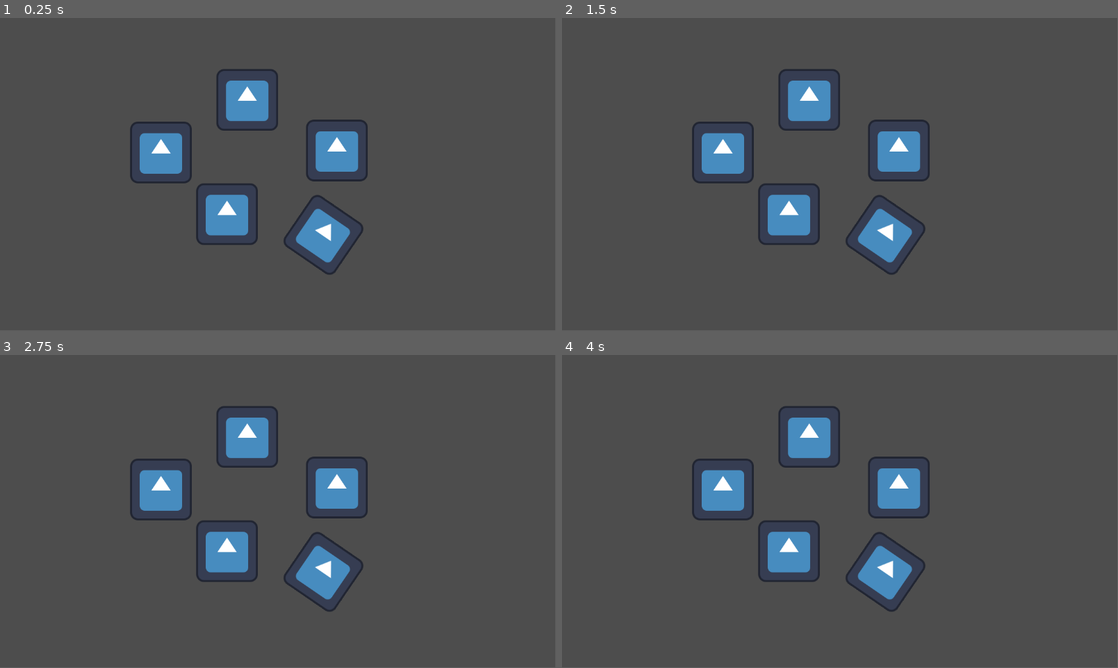
Above: before the commit, frames 1-4 (two rows, left to right).
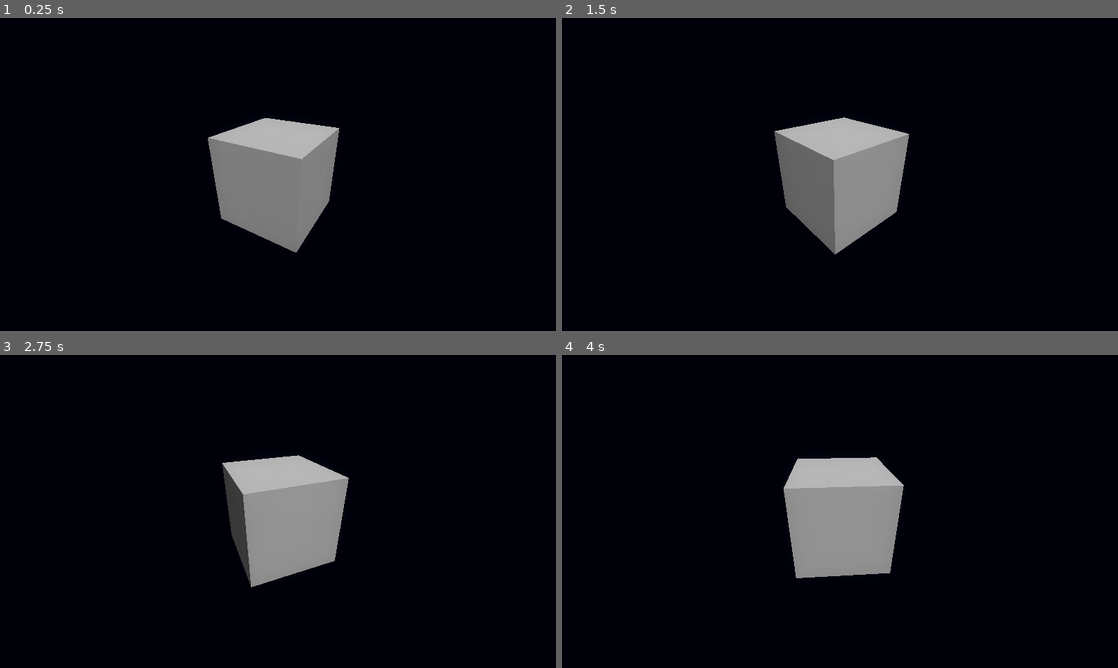
Above: after the commit, the same moments.

Repository: Ducktalk-Games/Metroidvania-Jam-28
Game: Godot game, scene res://world.tscn
The game is run twice, just before and just after one commit, with the same random seed, the same clock (stepped at 60 frames per second) and the same inputs. The engine's default icon, where the game draws it, is replaced by a stand-in: a white triangle on a blue panel in a dark square.
Inputs:
- Up to frame 1 (0.25 s): no input
- Up to frame 2 (1.5 s): no input
- Up to frame 3 (2.75 s): no input
- Up to frame 4 (4 s): no input
In our replay, the window is 799x449 before the commit and 800x450 after it. These sizes can differ from the game's own. Grey fills any space a smaller window leaves; there, only what the larger window draws over its background counts as a difference.

The runs differ from the first frame. In frame 1, 100% of the frame differs, in the area x 0-100%, y 0-100%; in frame 2, 98%; in frame 3, 99%; in frame 4, 100%.

Commit message:
set the screen size to see if it changes on both builds, also added a rotating cube!

Diff:
--- a/test_proj/project.godot
+++ b/test_proj/project.godot
@@ -15,6 +15,11 @@
 config/features=PackedStringArray("4.4", "GL Compatibility")
 config/icon="res://icon.svg"
 
+[display]
+
+window/stretch/mode="viewport"
+window/stretch/aspect="keep_width"
+
 [rendering]
 
 renderer/rendering_method="gl_compatibility"
--- /dev/null
+++ b/test_proj/rotating_cube.gd
@@ -0,0 +1,4 @@
+extends MeshInstance3D
+
+func _process(delta: float) -> void:
+	rotate(Vector3.UP, delta)
--- a/test_proj/world.tscn
+++ b/test_proj/world.tscn
@@ -1,26 +1,42 @@
-[gd_scene load_steps=2 format=3 uid="uid://dbw51itpvaycj"]
+[gd_scene load_steps=6 format=3 uid="uid://dbw51itpvaycj"]
 
-[ext_resource type="Texture2D" uid="uid://c6yo24mdtt60f" path="res://icon.svg" id="1_f3sb7"]
+[ext_resource type="Script" uid="uid://bqgw21u1uc27g" path="res://rotating_cube.gd" id="1_f3sb7"]
 
-[node name="World" type="Node2D"]
+[sub_resource type="ProceduralSkyMaterial" id="ProceduralSkyMaterial_gv5m4"]
+sky_top_color = Color(0, 0, 0, 1)
+sky_horizon_color = Color(0, 0, 0, 1)
+ground_bottom_color = Color(0, 0, 0, 1)
+ground_horizon_color = Color(0, 0, 0, 1)
 
-[node name="Icon" type="Sprite2D" parent="."]
-position = Vector2(334, 279)
-texture = ExtResource("1_f3sb7")
+[sub_resource type="Sky" id="Sky_f3sb7"]
+sky_material = SubResource("ProceduralSkyMaterial_gv5m4")
 
-[node name="Icon2" type="Sprite2D" parent="."]
-position = Vector2(513, 170)
-texture = ExtResource("1_f3sb7")
+[sub_resource type="Environment" id="Environment_fj7yv"]
+background_mode = 1
+background_color = Color(0.00430048, 0.00532306, 0.0117329, 1)
+sky = SubResource("Sky_f3sb7")
+tonemap_mode = 2
+glow_enabled = true
+glow_bloom = 0.14
+glow_hdr_threshold = 1.01
 
-[node name="Icon3" type="Sprite2D" parent="."]
-position = Vector2(471, 407)
-texture = ExtResource("1_f3sb7")
+[sub_resource type="BoxMesh" id="BoxMesh_gv5m4"]
 
-[node name="Icon4" type="Sprite2D" parent="."]
-position = Vector2(699, 275)
-texture = ExtResource("1_f3sb7")
+[node name="World" type="Node3D"]
 
-[node name="Icon5" type="Sprite2D" parent="."]
-position = Vector2(671, 450)
-rotation = 0.600192
-texture = ExtResource("1_f3sb7")
+[node name="WorldEnvironment" type="WorldEnvironment" parent="."]
+environment = SubResource("Environment_fj7yv")
+
+[node name="DirectionalLight3D" type="DirectionalLight3D" parent="."]
+transform = Transform3D(-0.866023, -0.433016, 0.250001, 0, 0.499998, 0.866027, -0.500003, 0.749999, -0.43301, 0, 0, 0)
+shadow_enabled = true
+
+[node name="RotatingCube" type="MeshInstance3D" parent="."]
+mesh = SubResource("BoxMesh_gv5m4")
+script = ExtResource("1_f3sb7")
+
+[node name="SpringArm3D" type="SpringArm3D" parent="."]
+transform = Transform3D(-0.707107, -0.333709, 0.623409, -1.49012e-08, 0.881633, 0.471935, -0.707107, 0.333709, -0.623409, 0, 0, 0)
+spring_length = 2.36
+
+[node name="Camera3D" type="Camera3D" parent="SpringArm3D"]
Not shown, added: test_proj/rotating_cube.gd.uid
